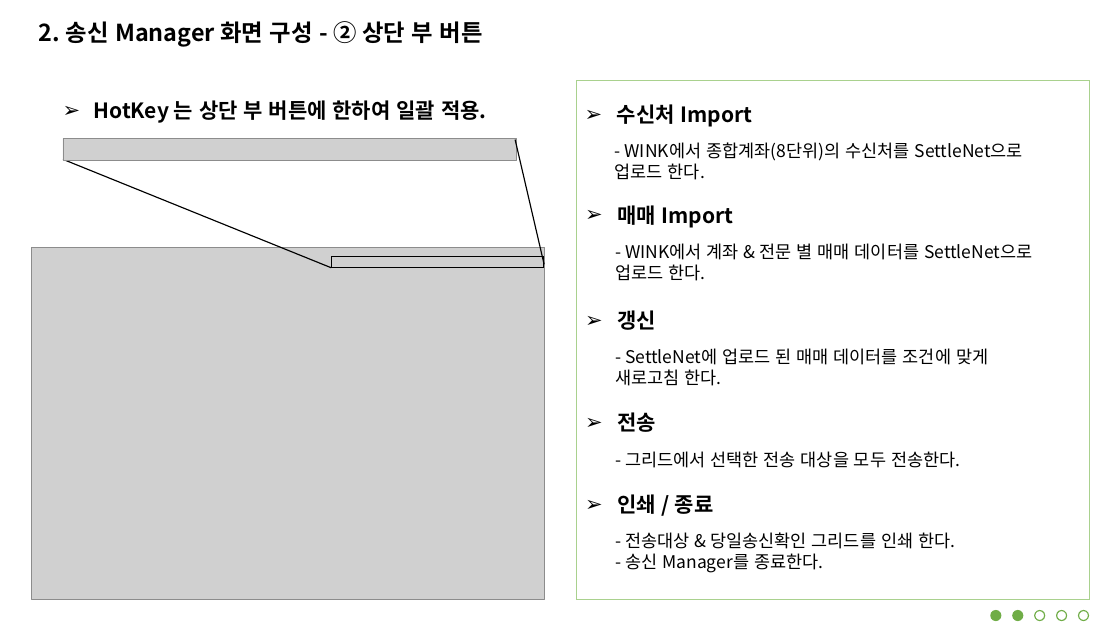
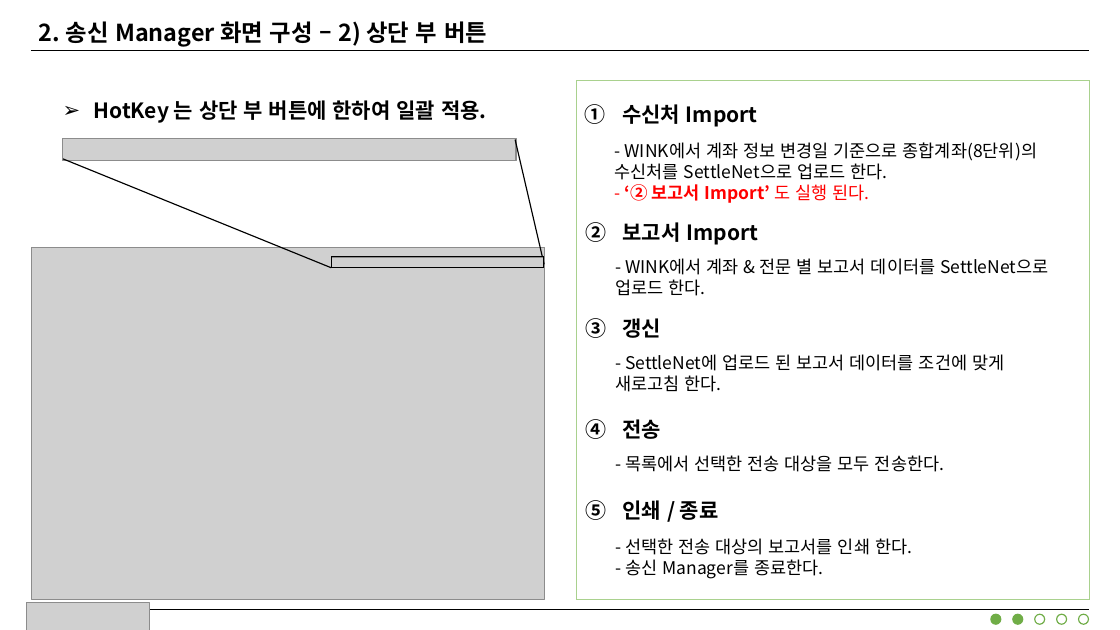
Before and after one commit to jungsoolee/HankookFI, a slide deck: slide 7 of 한투 금상 8801 송신 Manager Client Manual.pptx (slide 6 before the commit). Drawn at 1120x630 pixels with LibreOffice and Linux fonts; fonts in the diff are those of the drawing; grey boxes stand for pictures. Boxes give left, top, right and bottom in pixels: in the first picture for what was removed or moved away, otherwise in the second. Text is boxed around its words. In the diff, an @@ line names an element or a change of style, - is before the commit and + after.

```diff
--- a/한투 금상 8801 송신 Manager Client Manual.pptx
+++ b/한투 금상 8801 송신 Manager Client Manual.pptx
@@ text at bbox=[39, 21, 487, 47]: text changed @@
-2. 송신 Manager 화면 구성 - ② 상단 부 버튼
+2. 송신 Manager 화면 구성 – 2) 상단 부 버튼
@@ line added from (31, 50) to (1090, 50), #000000 1 pt @@
@@ text at bbox=[615, 142, 1037, 203]: text changed @@
-- WINK에서 종합계좌(8단위)의 수신처를 SettleNet으로
-업로드 한다.
+- WINK에서 계좌 정보 변경일 기준으로 종합계좌(8단위)의 수신처를 SettleNet으로 업로드 한다.
+- ‘② 보고서 Import’ 도 실행 된다.
@@ text at bbox=[623, 222, 758, 245]: text changed @@
-➢ 매매 Import
+2. 보고서 Import
@@ text at bbox=[615, 258, 1048, 296]: text changed @@
-- WINK에서 계좌 & 전문 별 매매 데이터를 SettleNet으로 업로드 한다.
+- WINK에서 계좌 & 전문 별 보고서 데이터를 SettleNet으로 업로드 한다.
@@ bullet ➢ to circleNumDbPlain in 4 elements at bbox=[622, 104, 758, 127], bbox=[623, 419, 662, 439], bbox=[623, 500, 719, 520], bbox=[623, 318, 662, 338] @@
@@ text "갱신": place and size @@
-text "갱신" at bbox=[617, 310, 656, 330]
+text "갱신" at bbox=[623, 318, 662, 338]
@@ text at bbox=[625, 354, 1004, 371]: text changed @@
-- SettleNet에 업로드 된 매매 데이터를 조건에 맞게
+- SettleNet에 업로드 된 보고서 데이터를 조건에 맞게
@@ text at bbox=[625, 455, 944, 472]: text changed @@
-- 그리드에서 선택한 전송 대상을 모두 전송한다.
+- 목록에서 선택한 전송 대상을 모두 전송한다.
@@ text at bbox=[625, 538, 912, 555]: text changed @@
-- 전송대상 & 당일송신확인 그리드를 인쇄 한다.
+- 선택한 전송 대상의 보고서를 인쇄 한다.
@@ picture added at bbox=[27, 603, 150, 630] @@
@@ line added from (30, 609) to (1090, 609), #000000 1 pt @@
```
Also in this commit, not shown: 6 other slides changed, 8 slides added, 15 slides removed, 22 other files.
